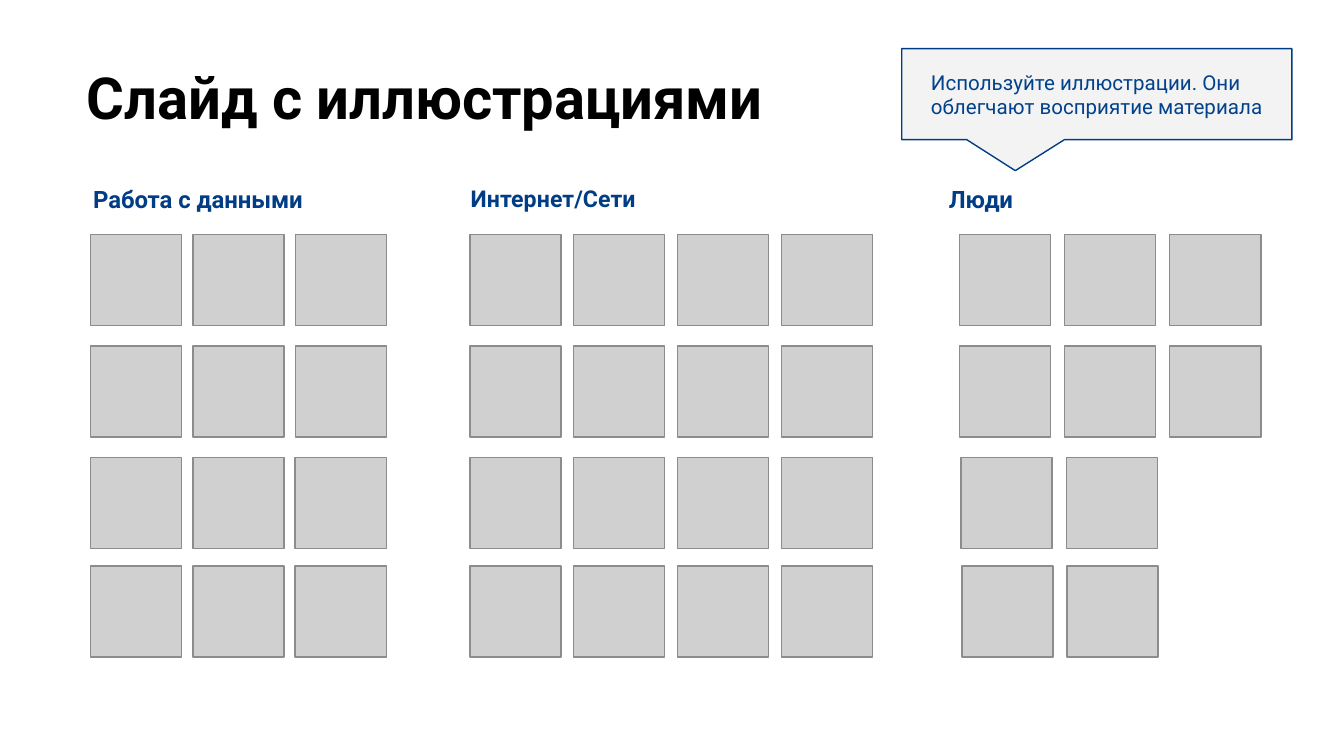
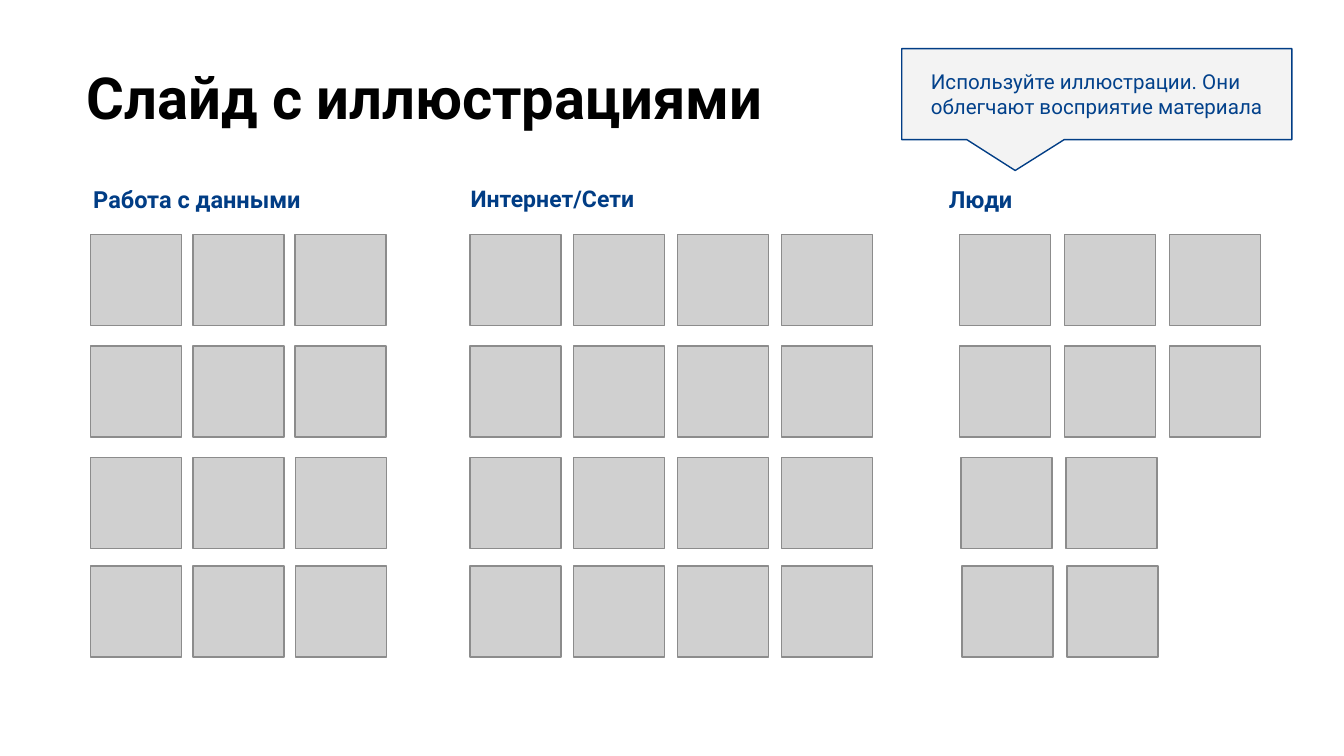
Before and after one commit to DmitryDK86/2023-Microservice-Architect, a slide deck: slide 16 of k8s/PROJ/Защита проекта распределенная справочная система на основе графовой БД.pptx. Drawn at 1344x756 pixels with LibreOffice and Linux fonts; fonts in the diff are those of the drawing; grey boxes stand for pictures; background and template pictures are left out. Boxes give left, top, right and bottom in pixels: in the first picture for what was removed or moved away, otherwise in the second. Text is boxed around its words. In the diff, an @@ line names an element or a change of style, - is before the commit and + after.

```diff
--- a/k8s/PROJ/Защита проекта распределенная справочная система на основе графовой БД.pptx
+++ b/k8s/PROJ/Защита проекта распределенная справочная система на основе графовой БД.pptx
@@ text "Работа с данными" at (93, 190, 301, 212): size 12.8 to 12.6 pt @@
@@ text "Интернет/Сети" at (471, 190, 635, 212): size 12.4 to 12.3 pt @@
```
Also in this commit, not shown: 4 other slides changed.
